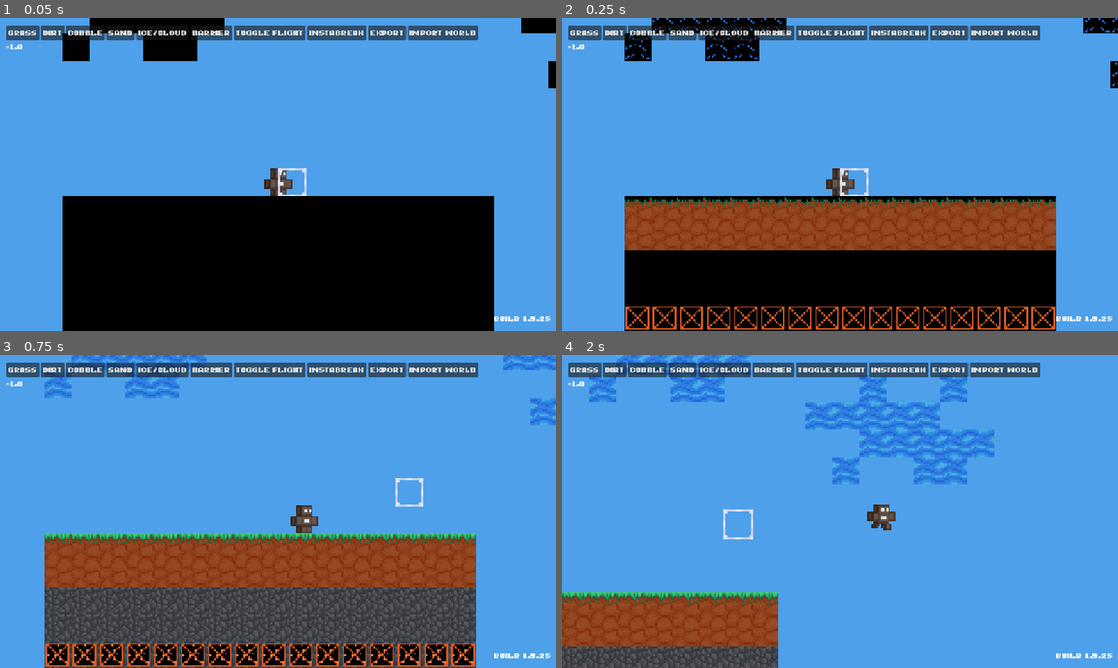
Above: before the commit, frames 1-4 (two rows, left to right).
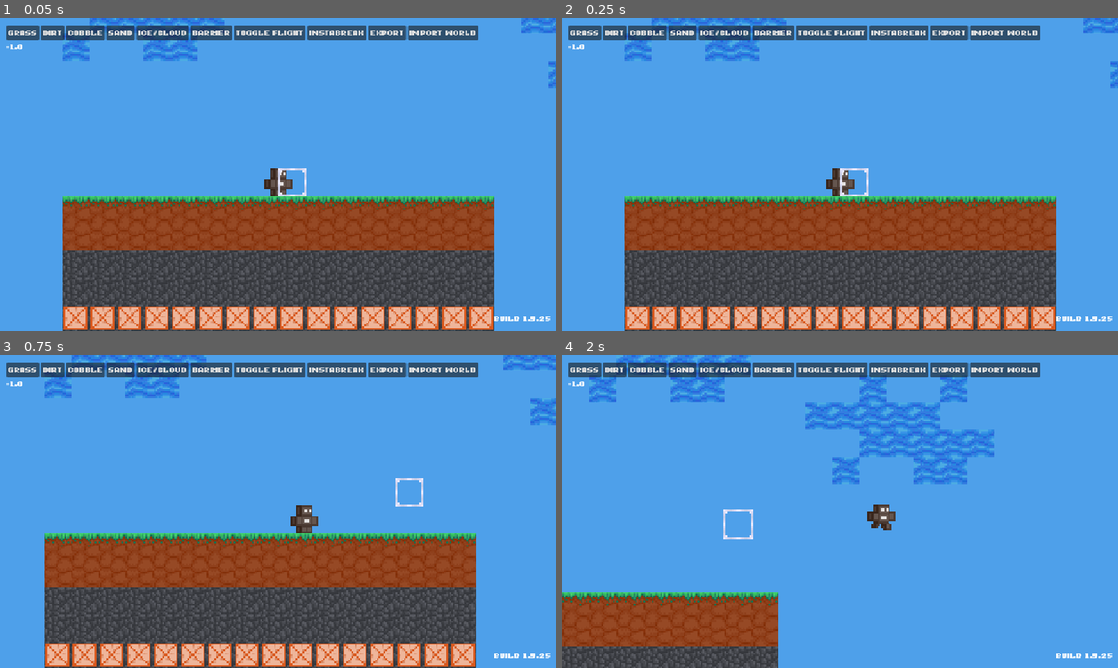
Above: after the commit, the same moments.

Repository: artelephantb/naichthushal
Game: Godot game, scene res://scenes/world.tscn
The game is run twice, just before and just after one commit, with the same random seed, the same clock (stepped at 60 frames per second) and the same inputs.
Inputs (mouse positions are in pixels of both pictures, inside the frame that each line leads up to):
- Up to frame 1 (0.05 s): no input
- Up to frame 2 (0.25 s): no input
- Up to frame 3 (0.75 s): move the mouse to (400, 495) at 0.52 s; hold Right (player_right) from 0.53 s (still down); click (400, 495) at 0.67 s
- Up to frame 4 (2 s): keep holding Right (player_right); tap Up (player_jump) at 0.77, 1.52 s; move the mouse to (728, 527) at 1.27 s

The runs differ from the first frame. In frame 1, 36% of the frame differs, in the area x 11-100%, y 0-100%; in frame 2, 22%; in frame 3, 3.0%; in frame 4, nothing differs.

Commit message:
Plays music at random

Diff:
--- a/scenes/world.tscn
+++ b/scenes/world.tscn
@@ -1,17 +1,11 @@
-[gd_scene load_steps=15 format=4 uid="uid://bnwiqiqd7oa4x"]
+[gd_scene load_steps=12 format=4 uid="uid://bnwiqiqd7oa4x"]
 
 [ext_resource type="Script" uid="uid://7eqtwf8mgdna" path="res://scripts/world.gd" id="1_71j4m"]
-[ext_resource type="Shader" uid="uid://comsfopwx1suj" path="res://shaders/world_reveal.gdshader" id="1_k0juu"]
 [ext_resource type="Texture2D" uid="uid://cwlfax5vlwjji" path="res://assets/textures/blocks/tilesheet.png" id="2_k0juu"]
 [ext_resource type="PackedScene" uid="uid://db5rfjktal5y4" path="res://scenes/player.tscn" id="3_71j4m"]
 [ext_resource type="Theme" uid="uid://c6eu7tlmewujv" path="res://themes/menus.tres" id="5_4mrxx"]
 [ext_resource type="PackedScene" uid="uid://cb4l7jnphi0b1" path="res://scenes/block_selection.tscn" id="5_71j4m"]
 [ext_resource type="FontFile" uid="uid://53ssaml16qni" path="res://fonts/raster_forge_font.ttf" id="5_i7141"]
-[ext_resource type="AudioStream" uid="uid://c0bratrdhfm8x" path="res://songs/project_4.wav" id="8_4mrxx"]
-
-[sub_resource type="ShaderMaterial" id="ShaderMaterial_qfnet"]
-shader = ExtResource("1_k0juu")
-shader_parameter/blackout = 1.0
 
 [sub_resource type="TileSetAtlasSource" id="TileSetAtlasSource_lbhrr"]
 resource_name = "blocks"
@@ -79,7 +73,6 @@
 use_native_dialog = true
 
 [node name="TileMapLayer" type="TileMapLayer" parent="."]
-material = SubResource("ShaderMaterial_qfnet")
 tile_map_data = PackedByteArray("AAD4//v/AAAAAAAAAAD4//z/AAABAAAAAAD4//3/AAACAAAAAAD4//7/AAACAAAAAAD4////AAAFAAAAAAD5// …(4336 unchanged characters)…
 tile_set = SubResource("TileSet_lbhrr")
 
@@ -176,8 +169,7 @@
 tilemap = NodePath("../TileMapLayer")
 safe_area = Vector4(4.3, 3.59, 4.99, 1.16)
 
-[node name="AudioStreamPlayer" type="AudioStreamPlayer" parent="."]
-stream = ExtResource("8_4mrxx")
+[node name="AmbianceMusic" type="AudioStreamPlayer" parent="."]
 
 [connection signal="file_selected" from="ExportPopup" to="Player" method="_on_export_popup_file_selected"]
 [connection signal="file_selected" from="ImportPopup" to="Player" method="_on_import_popup_file_selected"]
--- a/scripts/world.gd
+++ b/scripts/world.gd
@@ -1,6 +1,9 @@
 extends Node
 
 const BLOCKS = [{'title':'Test', 'name':'test', 'texture':Vector2i(0, 0), 'break_time':10}]
+
+const PROJECT_3 = preload('res://songs/project_3.wav')
+const PROJECT_4 = preload('res://songs/project_4.wav')
 
 @onready var tile_layer = $TileMapLayer
 
@@ -22,7 +25,7 @@
 func _ready() -> void:
 	get_window().files_dropped.connect(_on_world_import)
 	#set_block_tiles(['res://assets/textures/blocks/cobble.png', 'res://assets/textures/blocks/grass.png', 'res://assets/textures/blocks/sand.png'])
-	$TileMapLayer.material.set('shader_parameter/blackout', 0)
+	#$TileMapLayer.material.set('shader_parameter/blackout', 0)
 
 func _process(delta: float) -> void:
 	$BlockSelection.safe_area.x = $Player.position.x
@@ -31,10 +34,14 @@
 	$BlockSelection.safe_area.w = $Player.position.y + 16
 	$"CanvasLayer/BreakTime".text = str($BlockSelection.break_timer)
 
-	if not $AudioStreamPlayer.playing and randi_range(0, 50000) == 0:
-		$AudioStreamPlayer.play(0)
-	if $TileMapLayer.material.get('shader_parameter/blackout') < 1:
-		$TileMapLayer.material.set('shader_parameter/blackout', $TileMapLayer.material.get('shader_parameter/blackout') + 0.01)
+	if not $AmbianceMusic.playing and randi_range(0, 1) == 0:
+		if randi_range(0, 1) == 0:
+			$AmbianceMusic.stream = PROJECT_3
+		else:
+			$AmbianceMusic.stream = PROJECT_4
+		$AmbianceMusic.play(0)
+	#if $TileMapLayer.material.get('shader_parameter/blackout') < 1:
+	#	$TileMapLayer.material.set('shader_parameter/blackout', $TileMapLayer.material.get('shader_parameter/blackout') + 0.01)
 
 func _notification(what: int) -> void:
 	if what == NOTIFICATION_CRASH:
